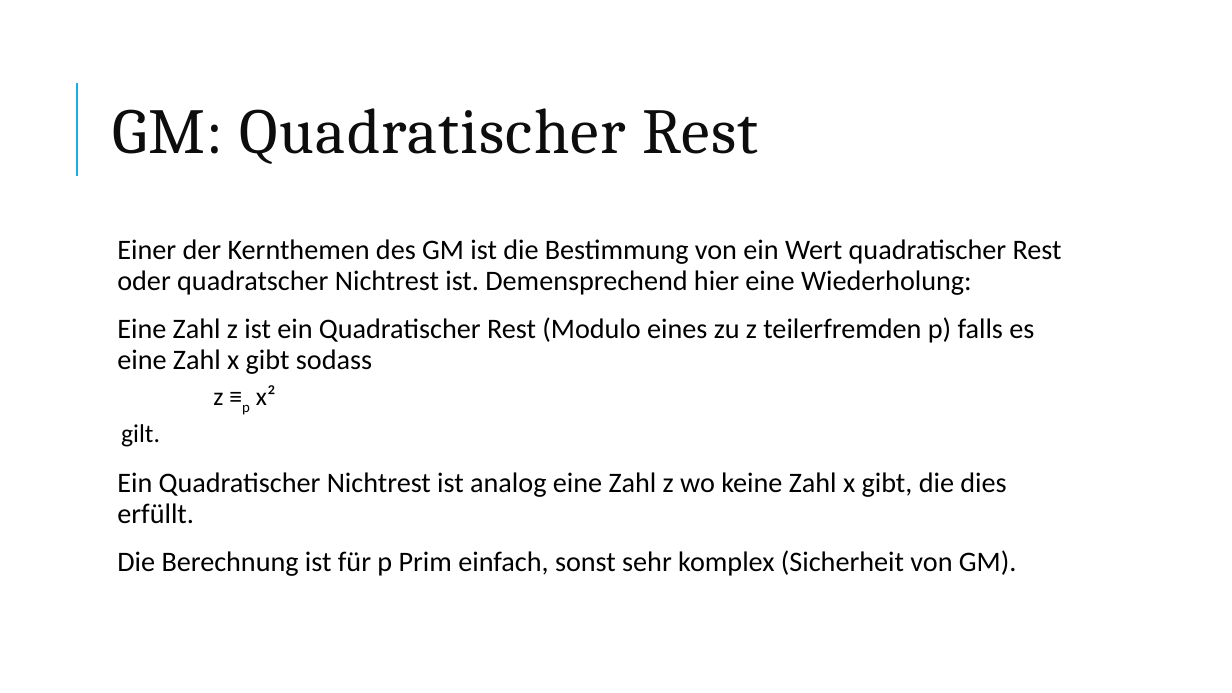
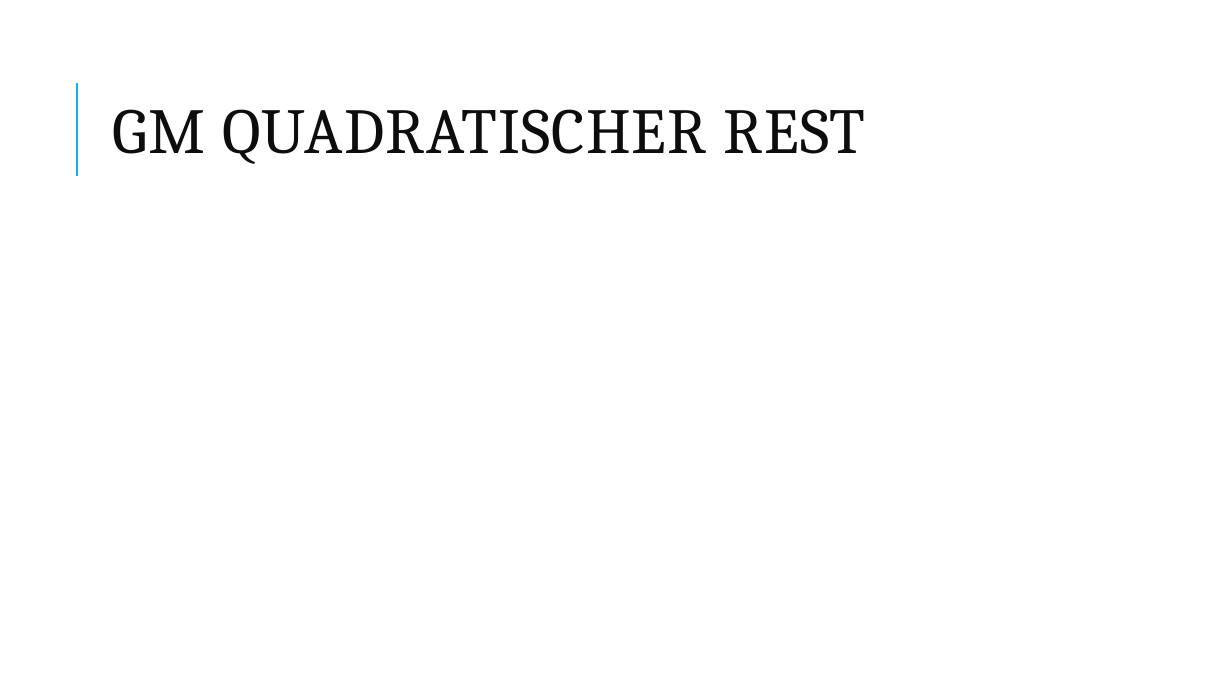
Before and after one commit to kohlerta/Krypto, a slide deck: slide 23 of hannah_raimund_tanja.pptx (slide 25 before the commit). Drawn at 1232x693 pixels with LibreOffice and Linux fonts; fonts in the diff are those of the drawing; grey boxes stand for pictures. Boxes give left, top, right and bottom in pixels: in the first picture for what was removed or moved away, otherwise in the second. Text is boxed around its words. In the diff, an @@ line names an element or a change of style, - is before the commit and + after.

```diff
--- a/hannah_raimund_tanja.pptx
+++ b/hannah_raimund_tanja.pptx
@@ title at [113, 109, 866, 164]: text changed @@
-GM: Quadratischer Rest
+GM QUADRATISCHER REST
@@ text removed at [117, 239, 1062, 576] @@
-  Einer der Kernthemen des GM ist die Bestimmung von ein Wert quadratischer Rest oder quadratscher Nichtrest ist. Demensprechend hier eine Wiederholung:
-  Eine Zahl z ist ein Quadratischer Rest (Modulo eines zu z teilerfremden p) falls es eine Zahl x gibt sodass
-  z ≡p x²
-  gilt.
-  Ein Quadratischer Nichtrest ist analog eine Zahl z wo keine Zahl x gibt, die dies erfüllt.
-  Die Berechnung ist für p Prim einfach, sonst sehr komplex (Sicherheit von GM).
```
Also in this commit, not shown: 16 other slides changed, 16 slides added, 10 slides removed, 7 other files.
